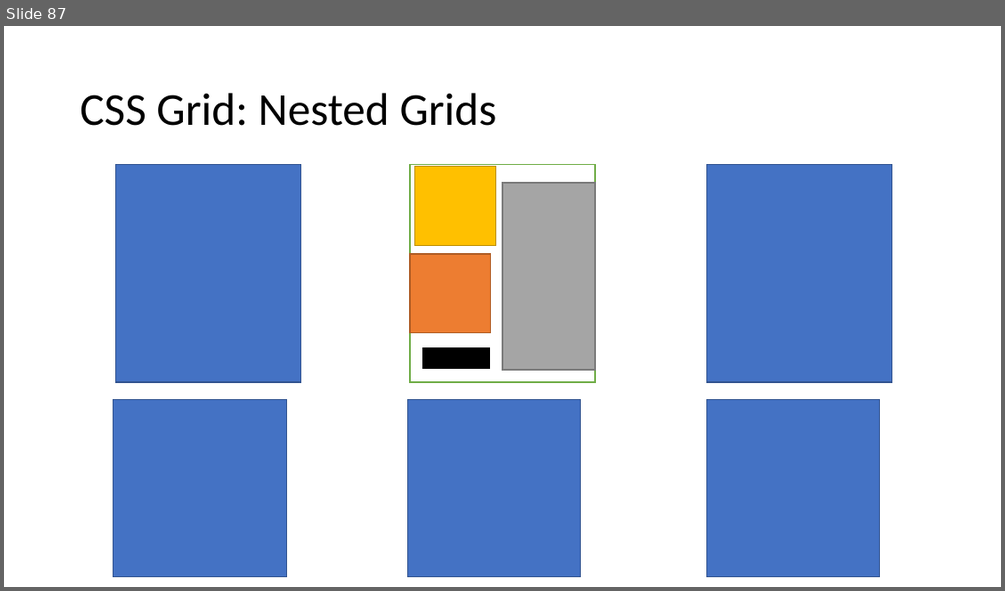
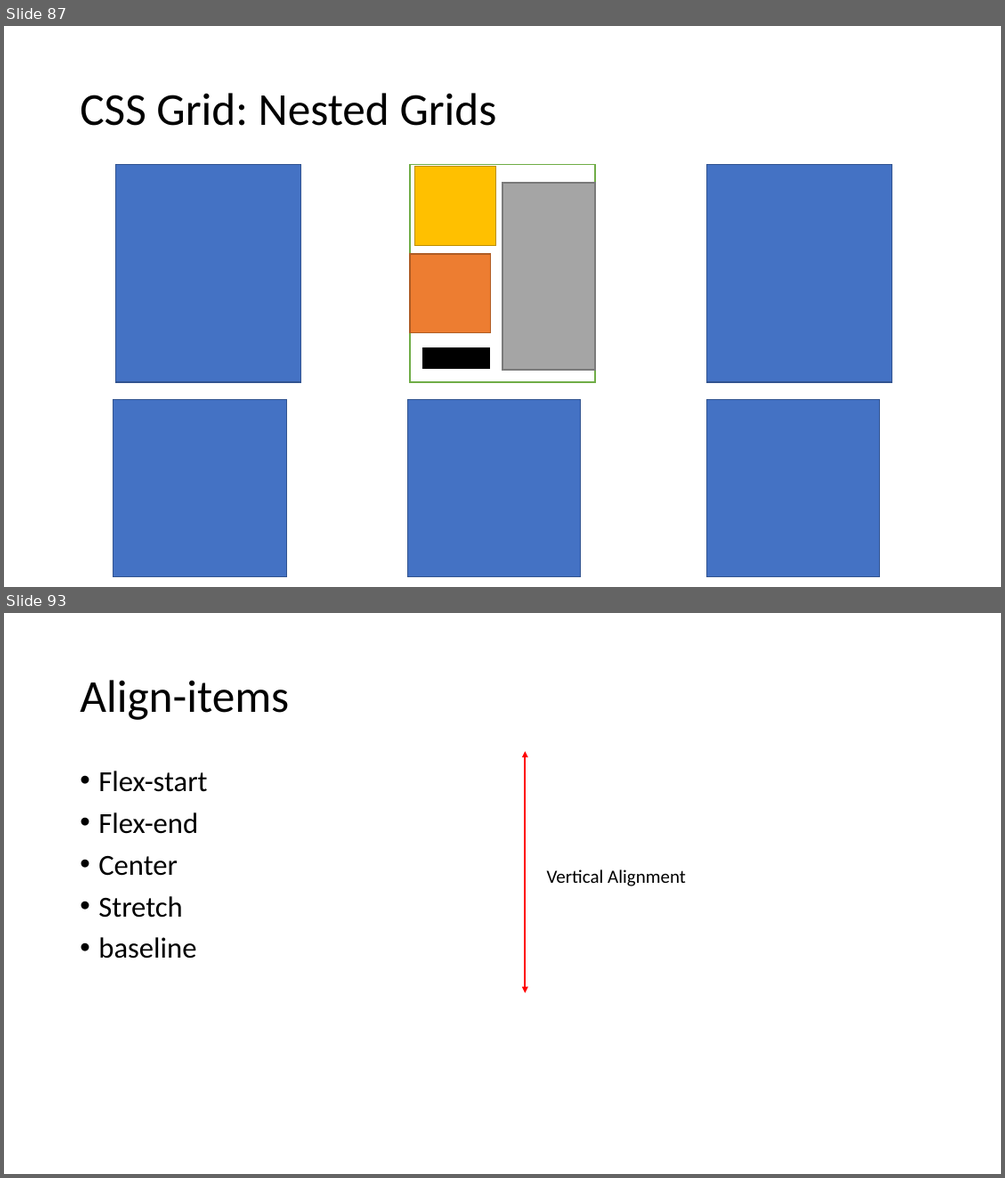
Before and after one commit to PiyushChaturvedii/Batch04, a slide deck: CSS.pptx. Shown one above the other, each under a label of ours: slide 87 before the commit, slides 87 and 93 after it; the slides between them are not shown. The pictures are 1005x591 and 1005x1178 pixels, drawn with LibreOffice and Linux fonts; fonts in the diff are those of the drawing. Boxes give left, top, right and bottom in pixels: in the first picture for what was removed or moved away, otherwise in the second. Text is boxed around its words. In the diff, an @@ line names an element or a change of style, - is before the commit and + after.

```diff
--- a/CSS.pptx
+++ b/CSS.pptx
@@ slide 93 added at bbox=[4, 613, 1001, 1174], background #FFFFFF @@
@@ title added at bbox=[80, 680, 289, 720], 44 pt, text #000000 @@
+Align-items
@@ text added at bbox=[98, 771, 207, 958], 28 pt, text #000000 @@
+• Flex-start
+• Flex-end
+• Center
+• Stretch
+• baseline
@@ double arrow added from (526, 751) to (526, 993), #FF0000 1.5 pt @@
@@ text added at bbox=[547, 869, 686, 886], 18 pt, text #000000 @@
+Vertical Alignment
```
Also in this commit, not shown: 8 other slides added, 6 other files.
